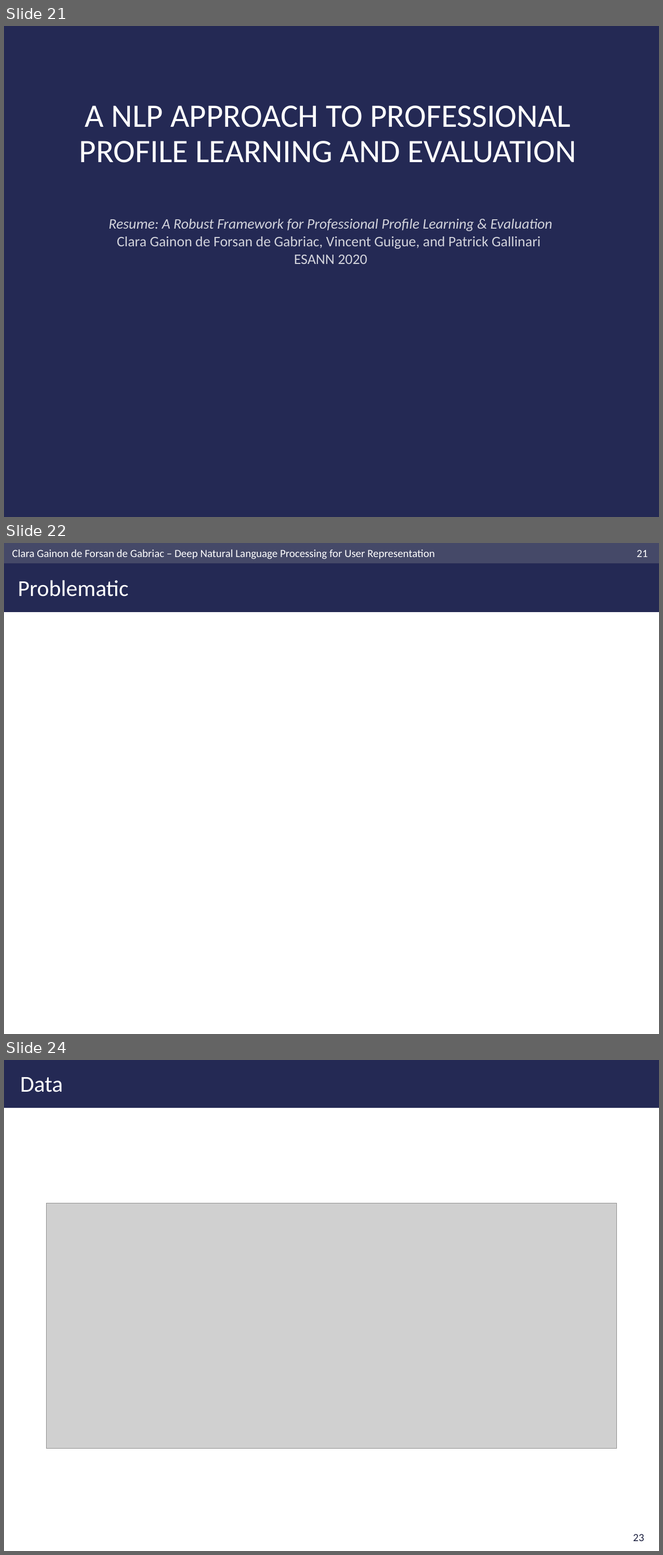
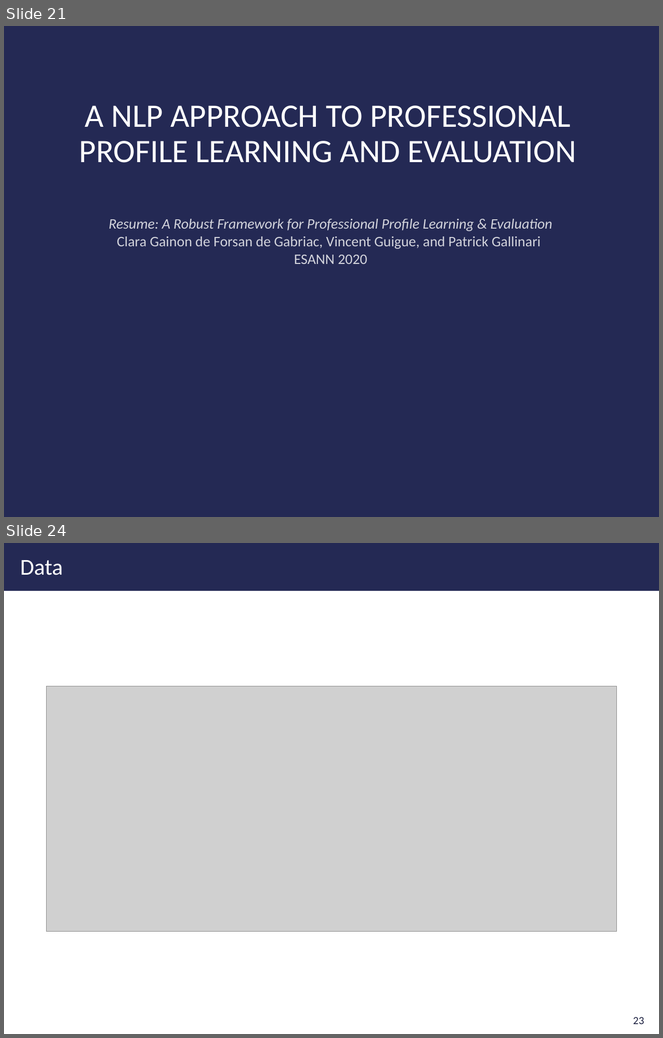
Before and after one commit to clara-gdef/defense, a slide deck: defense.pptx. Shown one above the other, each under a label of ours: slides 21, 22 and 24 before the commit, slides 21 and 24 after it; the slides between them are not shown. The pictures are 663x1555 and 663x1038 pixels, drawn with LibreOffice and Linux fonts; fonts in the diff are those of the drawing; grey boxes stand for pictures; background and template pictures are left out. Boxes give left, top, right and bottom in pixels: in the first picture for what was removed or moved away, otherwise in the second. Text is boxed around its words. In the diff, an @@ line names an element or a change of style, - is before the commit and + after.

```diff
--- a/defense.pptx
+++ b/defense.pptx
@@ slide 22 removed at (4, 543, 659, 1034), background #FFFFFF @@
@@ rectangle removed at (4, 543, 659, 612) @@
@@ rectangle removed at (4, 543, 659, 563) @@
@@ text removed at (12, 549, 435, 559) @@
-Clara Gainon de Forsan de Gabriac – Deep Natural Language Processing for User Representation
@@ page number removed at (637, 550, 648, 557) @@
-21
@@ title removed at (18, 580, 129, 597) @@
-Problematic
```
Also in this commit, not shown: 1 slide changed, 1 slide added.
